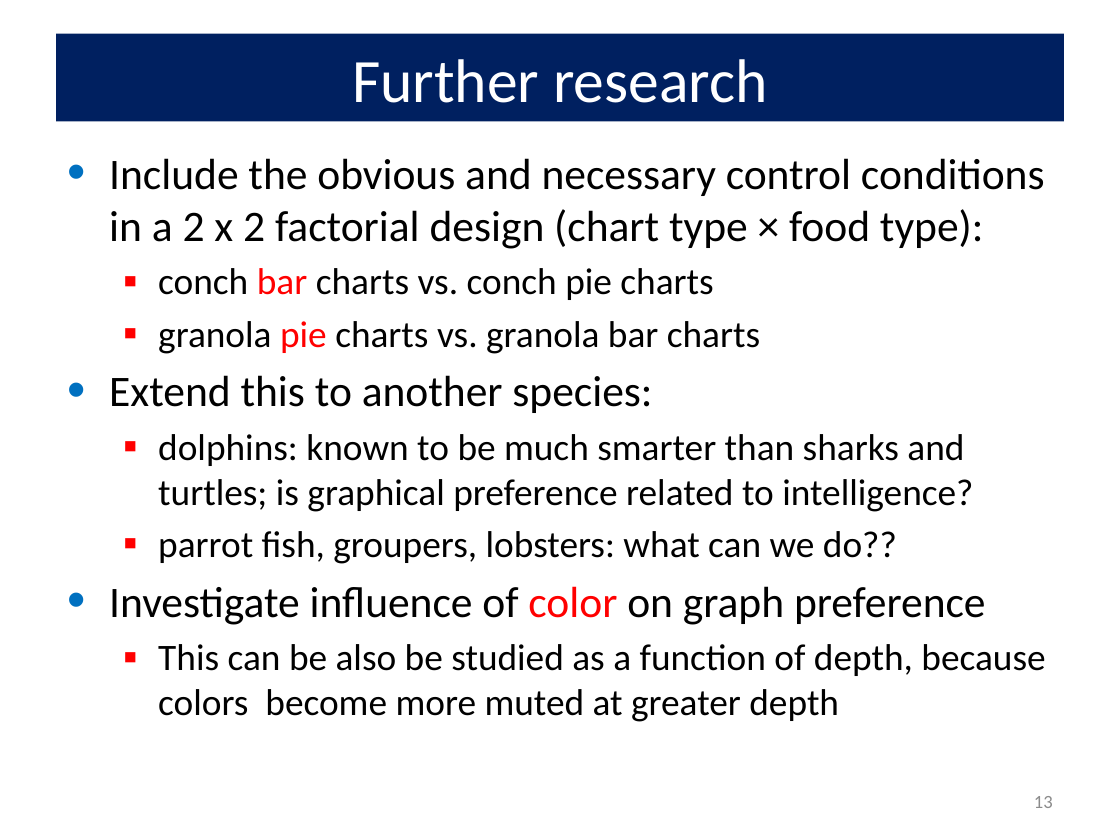
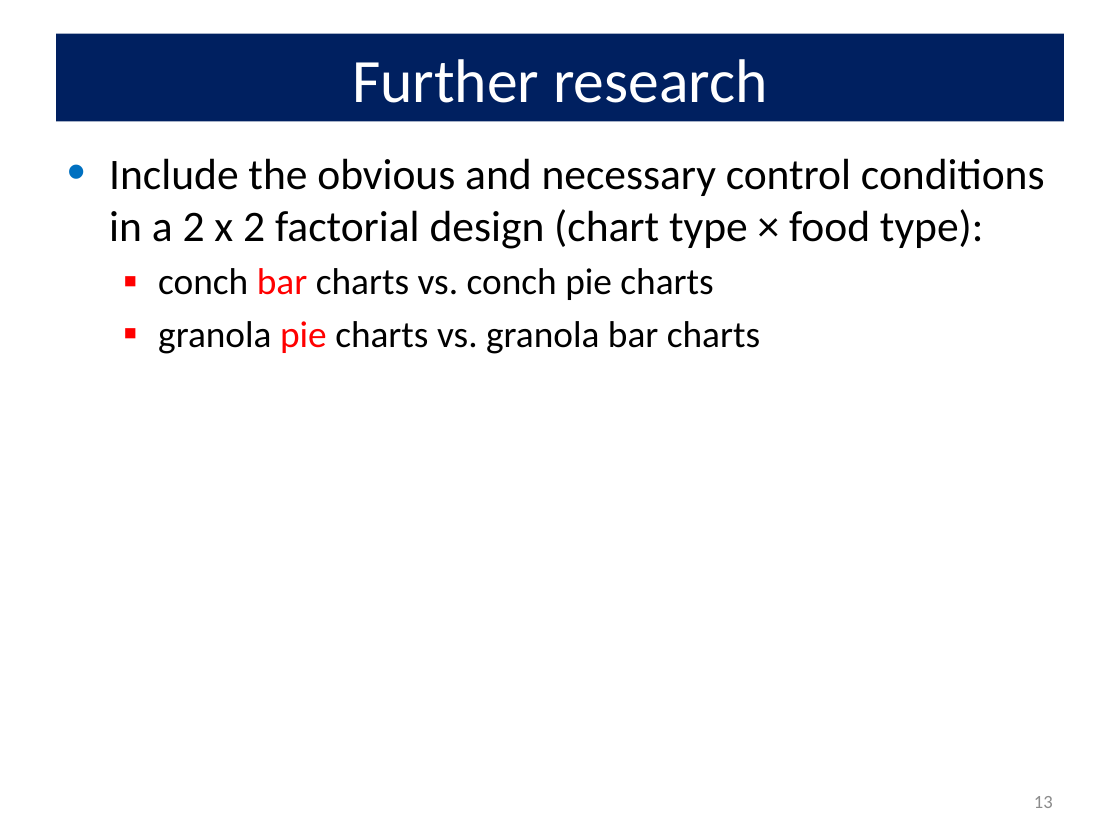
Before and after one commit to friendly/6135, a slide deck: slide 13 of lectures/DeepQuestions.pptx. Drawn at 1120x840 pixels with LibreOffice and Linux fonts; fonts in the diff are those of the drawing. Boxes give left, top, right and bottom in pixels: in the first picture for what was removed or moved away, otherwise in the second. Text is boxed around its words. In the diff, an @@ line names an element or a change of style, - is before the commit and + after.

```diff
--- a/lectures/DeepQuestions.pptx
+++ b/lectures/DeepQuestions.pptx
@@ text at [109,375,1045,722]: paragraphs removed @@
-• Extend this to another species:
-  ▪ dolphins: known to be much smarter than sharks and turtles; is graphical preference related to intelligence?
-  ▪ parrot fish, groupers, lobsters: what can we do??
-• Investigate influence of color on graph preference
-  ▪ This can be also be studied as a function of depth, because colors become more muted at greater depth
```
Also in this commit, not shown: 3 other slides changed, 2 slides added, 1 slide removed, 33 other files.
